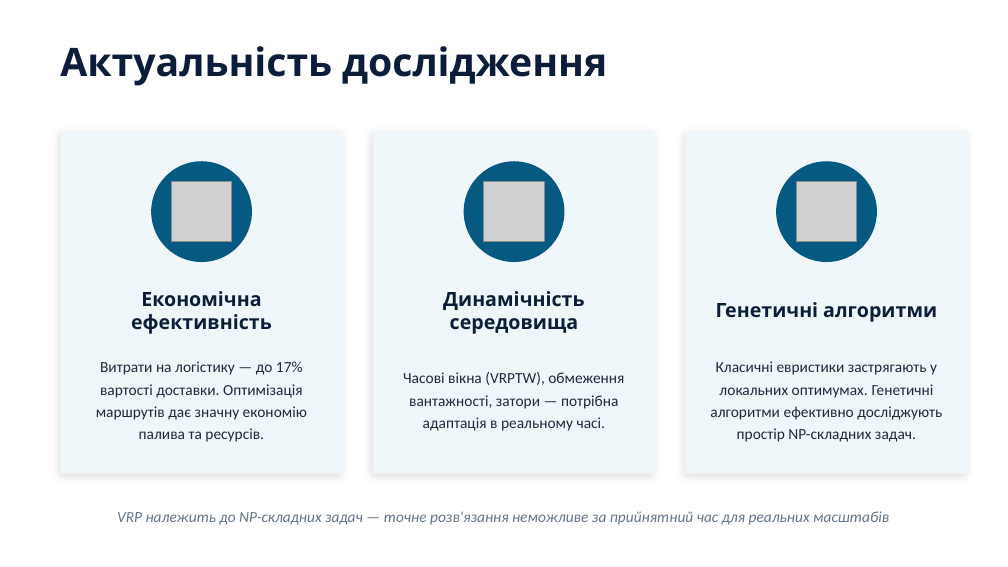
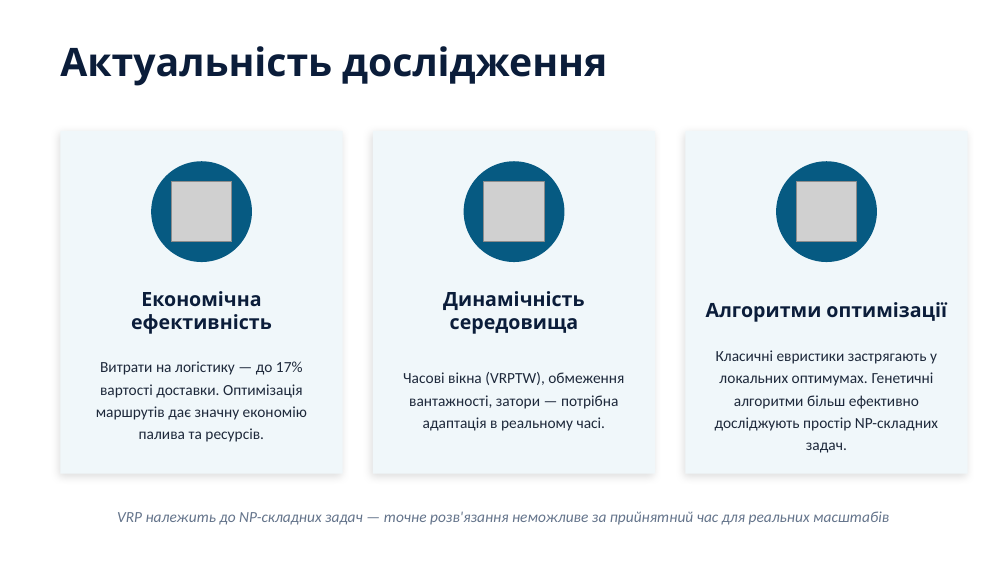
Before and after one commit to timurrte/DeliveryIQ, a slide deck: slide 3 of Звіт/Практика/Презентація_практика_Ніколаєв_1.pptx. Drawn at 1008x567 pixels with LibreOffice and Linux fonts; fonts in the diff are those of the drawing; grey boxes stand for pictures. Boxes give left, top, right and bottom in pixels: in the first picture for what was removed or moved away, otherwise in the second. Text is boxed around its words. In the diff, an @@ line names an element or a change of style, - is before the commit and + after.

Commit message:
updated presentation

```diff
--- a/Звіт/Практика/Презентація_практика_Ніколаєв_1.pptx
+++ b/Звіт/Практика/Презентація_практика_Ніколаєв_1.pptx
@@ text at [706, 302, 947, 322]: text changed @@
-Генетичні алгоритми
+Алгоритми оптимізації
@@ text at [715, 350, 938, 453]: text changed @@
-Класичні евристики застрягають у локальних оптимумах. Генетичні алгоритми ефективно досліджують простір NP-складних задач.
+Класичні евристики застрягають у локальних оптимумах. Генетичні алгоритми більш ефективно досліджують простір NP-складних задач.
```
Also in this commit, not shown: 2 other slides changed, 7 other files.
